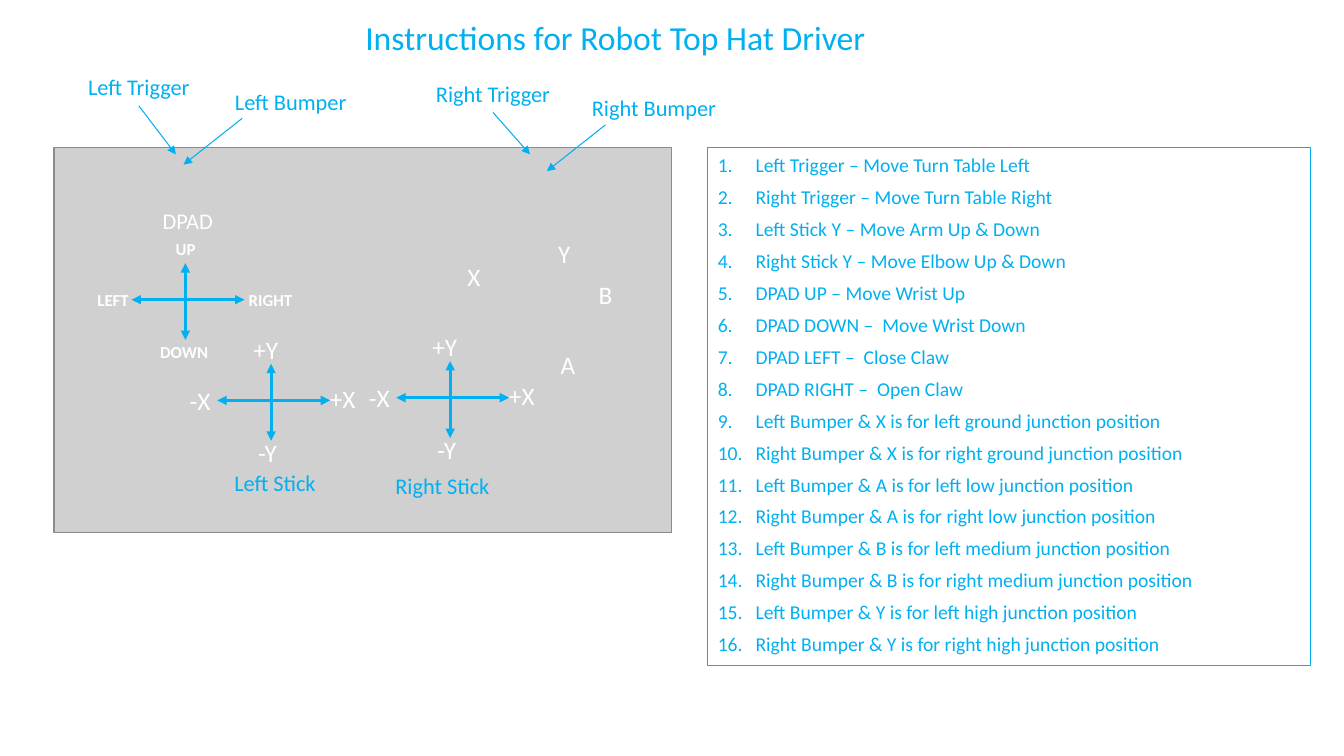
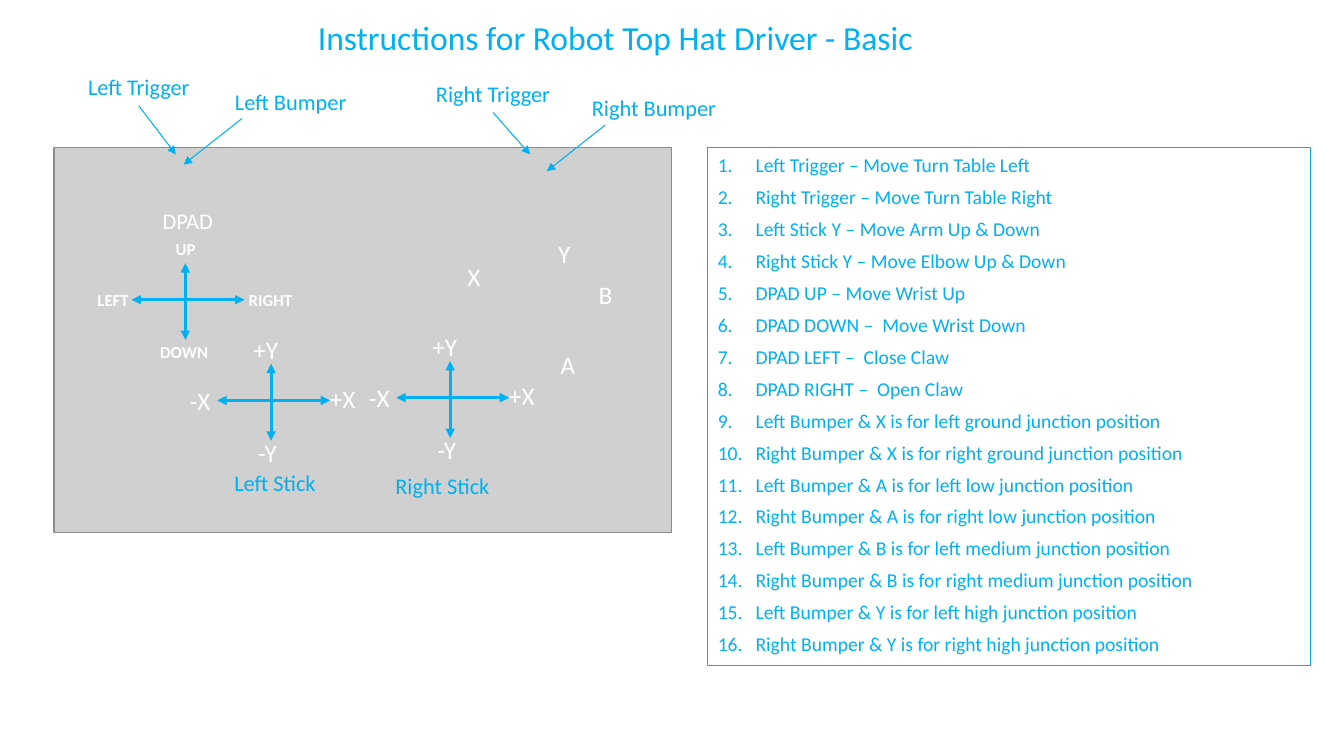
Before and after one commit to SaiabhiramA/ATRoadRunnerV8, a slide deck: slide 2 of ProgrammingDocs/Gamepad_AT_2022_11292022.pptx. Drawn at 1344x756 pixels with LibreOffice and Linux fonts; fonts in the diff are those of the drawing; grey boxes stand for pictures. Boxes give left, top, right and bottom in pixels: in the first picture for what was removed or moved away, otherwise in the second. Text is boxed around its words. In the diff, an @@ line names an element or a change of style, - is before the commit and + after.

Commit message:
Fixed most of the drift issues
All basic & some advanced gamepad controller keys are working. Few are still yet to tested and fix reminder of the issues to make the robot ready for field testing

```diff
--- a/ProgrammingDocs/Gamepad_AT_2022_11292022.pptx
+++ b/ProgrammingDocs/Gamepad_AT_2022_11292022.pptx
@@ text in ellipse at (318,26,912,56): text changed @@
-Instructions for Robot Top Hat Driver
+Instructions for Robot Top Hat Driver - Basic
```
Also in this commit, not shown: 2 other slides changed, 3 other files.
